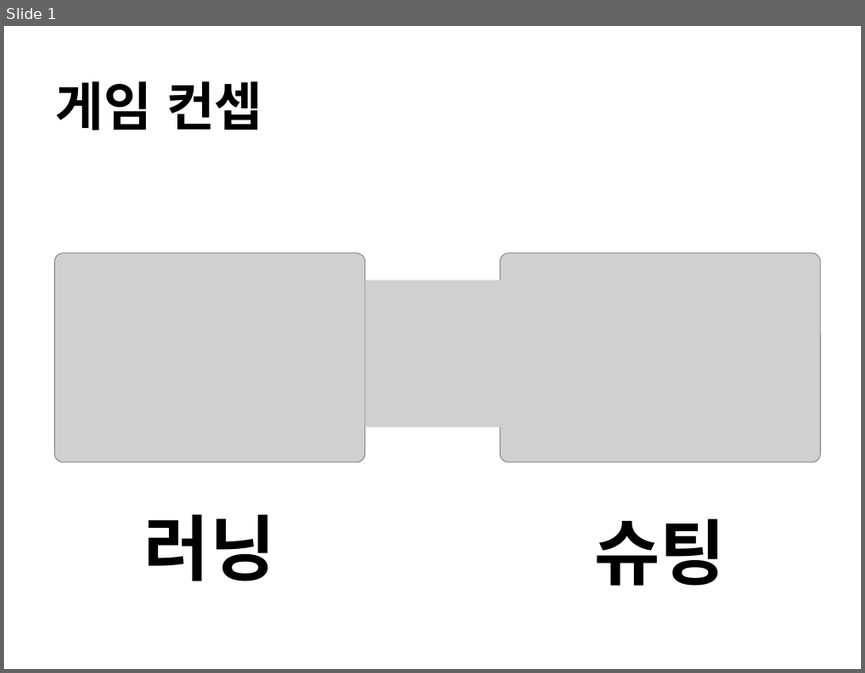
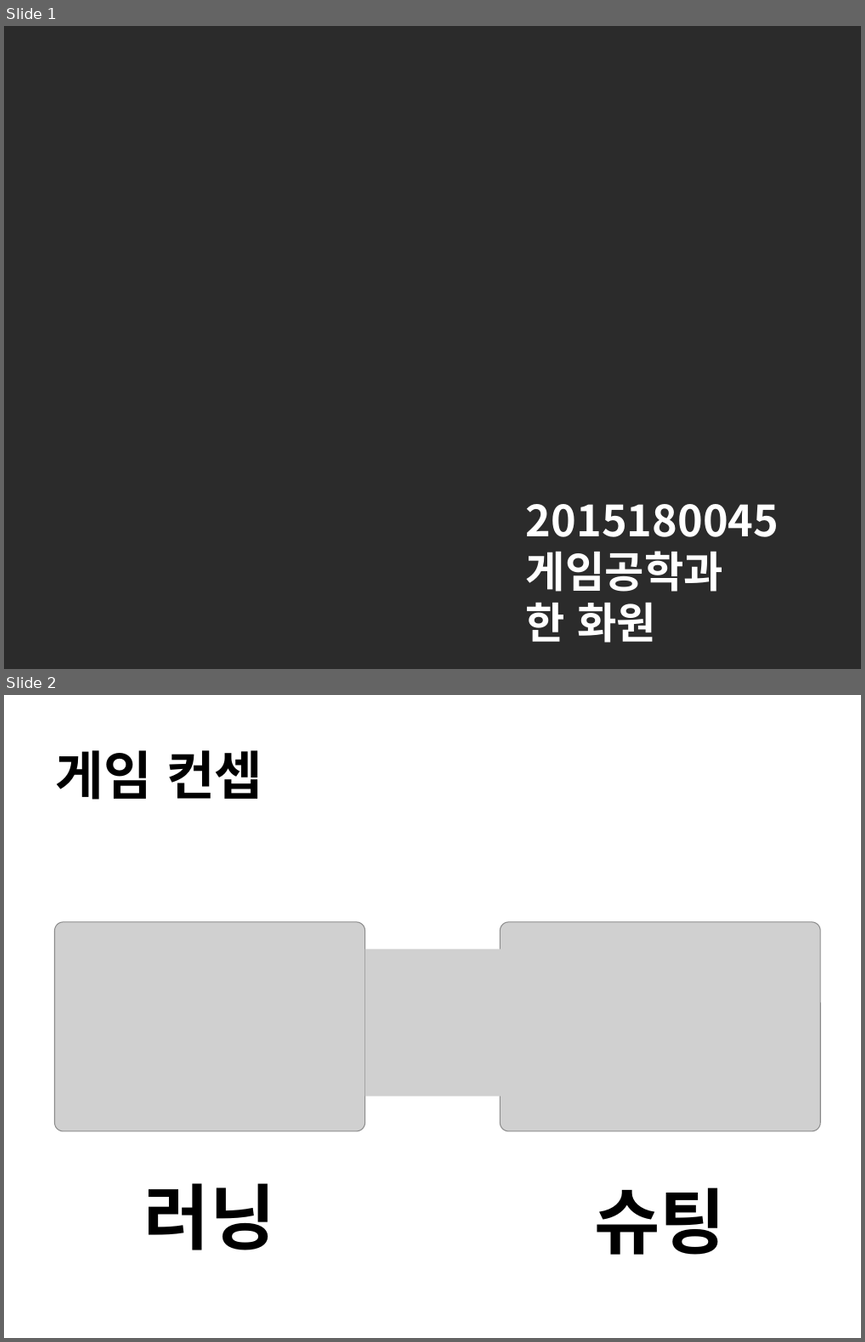
Before and after one commit to hwawonhan/2dgp, a slide deck: ppt/project_2.pptx. Shown one above the other, each under a label of ours: slide 1 before the commit, slides 1 and 2 after it. The pictures are 865x673 and 865x1342 pixels, drawn with LibreOffice and Linux fonts; fonts in the diff are those of the drawing; grey boxes stand for pictures; background and template pictures are left out; a plain dark background stands for a picture behind light text. Boxes give left, top, right and bottom in pixels: in the first picture for what was removed or moved away, otherwise in the second. Text is boxed around its words. In the diff, an @@ line names an element or a change of style, - is before the commit and + after.

```diff
--- a/ppt/project_2.pptx
+++ b/ppt/project_2.pptx
@@ slide 1 added at box(4, 26, 861, 669), background picture (left out) @@
@@ text added at box(526, 504, 778, 642), 36 pt, text #FFFFFF, bold @@
+2015180045
+게임공학과
+한 화원
@@ what was slide 1 is now slide 2 @@
```
Also in this commit, not shown: 2 slides changed, 1 other slide added, 1 slide removed, 52 other files.
